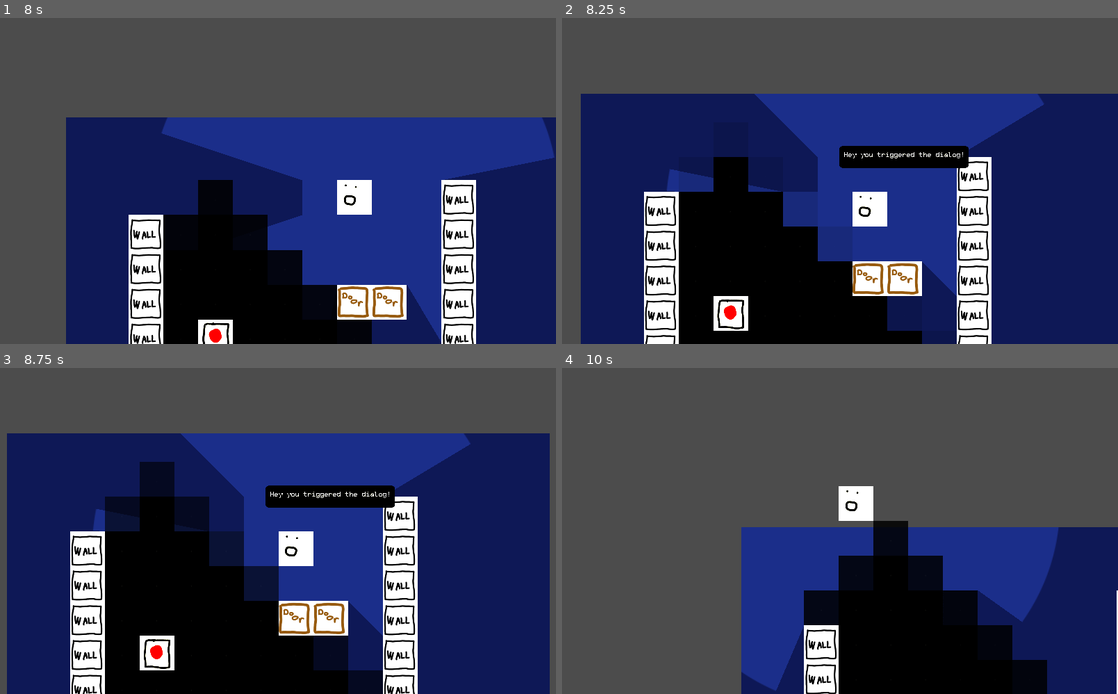
Above: before the commit, frames 1-4 (two rows, left to right).
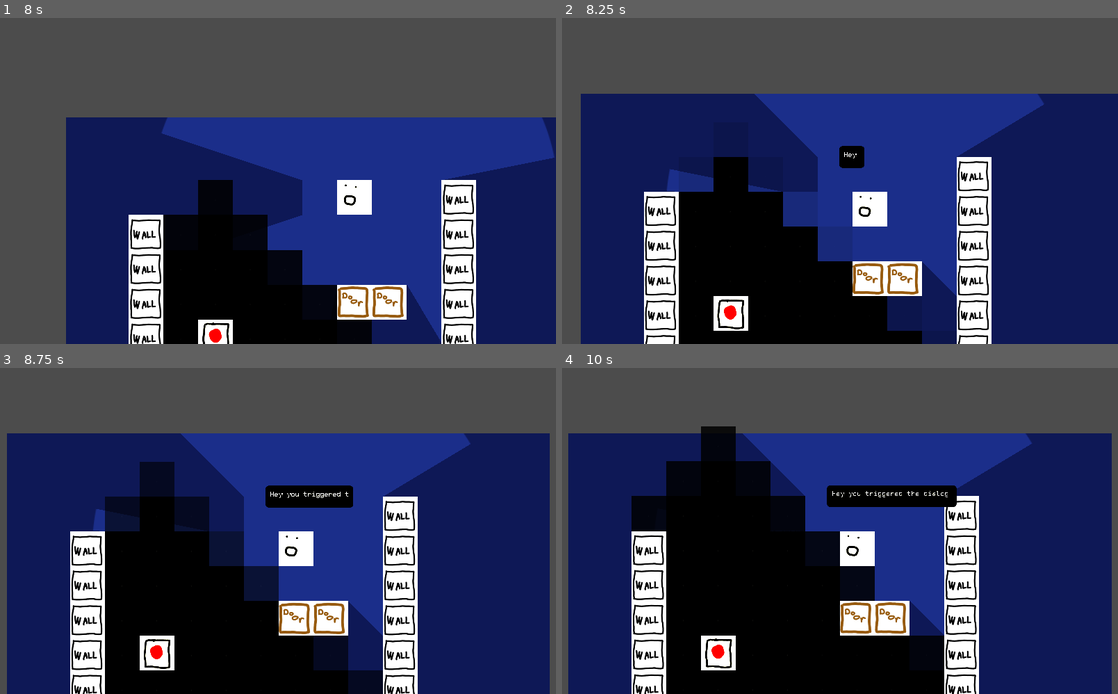
Above: after the commit, the same moments.

Repository: johnfn/LD50
Game: Godot game, scene res://MainScene.tscn
The game is run twice, just before and just after one commit, with the same random seed, the same clock (stepped at 60 frames per second) and the same inputs.
Inputs:
- Up to frame 1 (8 s): hold Right (ui_right) 0.53-1.28 s; tap X (advance_dialog, bound only before the commit) every 0.75 s from 0.6 to 7.35 s; hold Down (ui_down) 1.28-2.03 s; hold Right (ui_right) 2.03-2.78 s; hold Up (ui_up) 2.78-3.53 s; hold Left (ui_left) 3.53-5.03 s; hold Down (ui_down) 5.03-5.78 s; hold Right (ui_right) 5.78-6.53 s; hold Up (ui_up) 6.53-7.28 s; hold Right (ui_right) from 7.28 s (still down)
- Up to frame 2 (8.25 s): release Right (ui_right) at 8.03 s; hold Down (ui_down) from 8.03 s (still down); tap X (advance_dialog, bound only before the commit) at 8.1 s
- Up to frame 3 (8.75 s): keep holding Down (ui_down)
- Up to frame 4 (10 s): release Down (ui_down) at 8.78 s; hold Left (ui_left) 8.78-9.53 s; tap X (advance_dialog, bound only before the commit) at 8.85, 9.6 s; hold Up (ui_up) from 9.53 s (still down)

Frame 1 is identical in both runs. In frame 2, 1.3% of the frame differs, in the area x 53-74%, y 39-47%; in frame 3, 0.5%; in frame 4, 65%, in the area x 1-100%, y 17-100%.

Commit message:
why do i have so many import files what do i do with these

Diff:
--- a/MainScene.tscn
+++ b/MainScene.tscn
@@ -27,7 +27,6 @@
 [node name="ShadowSpawner" type="Node2D" parent="."]
 script = ExtResource( 4 )
 grid_offset = Vector2( 256, -128 )
-grid_size = 128.0
 
 [node name="Map" type="Node2D" parent="."]
 
--- a/project.godot
+++ b/project.godot
@@ -46,7 +46,7 @@
 
 advance_dialog={
 "deadzone": 0.5,
-"events": [ Object(InputEventKey,"resource_local_to_scene":false,"resource_name":"","device":0,"alt":false,"shift":false,"control":false,"meta":false,"command":false,"pressed":false,"scancode":0,"physical_scancode":88,"unicode":0,"echo":false,"script":null)
+"events": [ Object(InputEventKey,"resource_local_to_scene":false,"resource_name":"","device":0,"alt":false,"shift":false,"control":false,"meta":false,"command":false,"pressed":false,"scancode":0,"physical_scancode":0,"unicode":0,"echo":false,"script":null)
  ]
 }
 
Not shown, changed: addons/vnen.tiled_importer/tiled.png.import
Not shown, changed: assets/Background.png.import
Not shown, changed: assets/PlayerLightCircle.png.import
Not shown, changed: assets/RoundedRect.png.import
Not shown, changed: assets/Shadow.png.import
Not shown, changed: assets/Tiles.png.import
Not shown, changed: assets/Tileset.png.import
Not shown, changed: assets/cara_E.png.import
Not shown, changed: assets/cara_N.png.import
Not shown, changed: assets/cara_S.png.import
Not shown, changed: assets/cara_W.png.import
Not shown, changed: assets/lantern.png.import
(and 5 more such lines)
